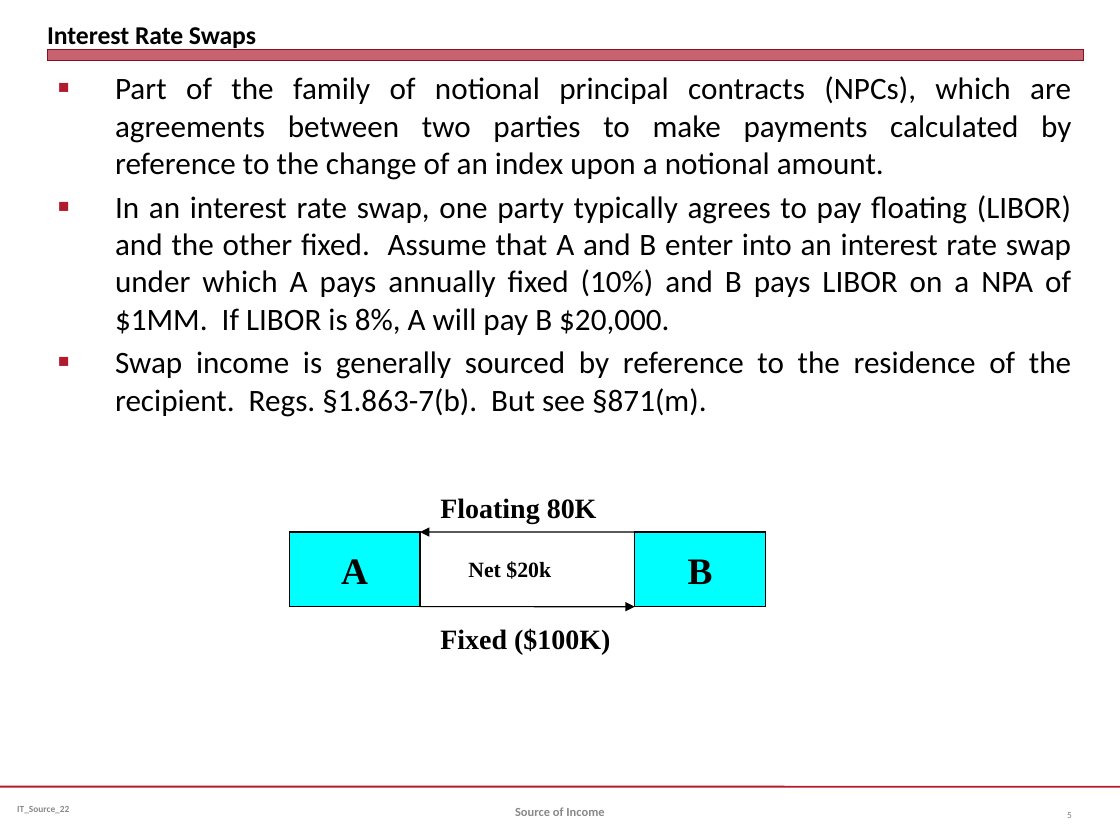
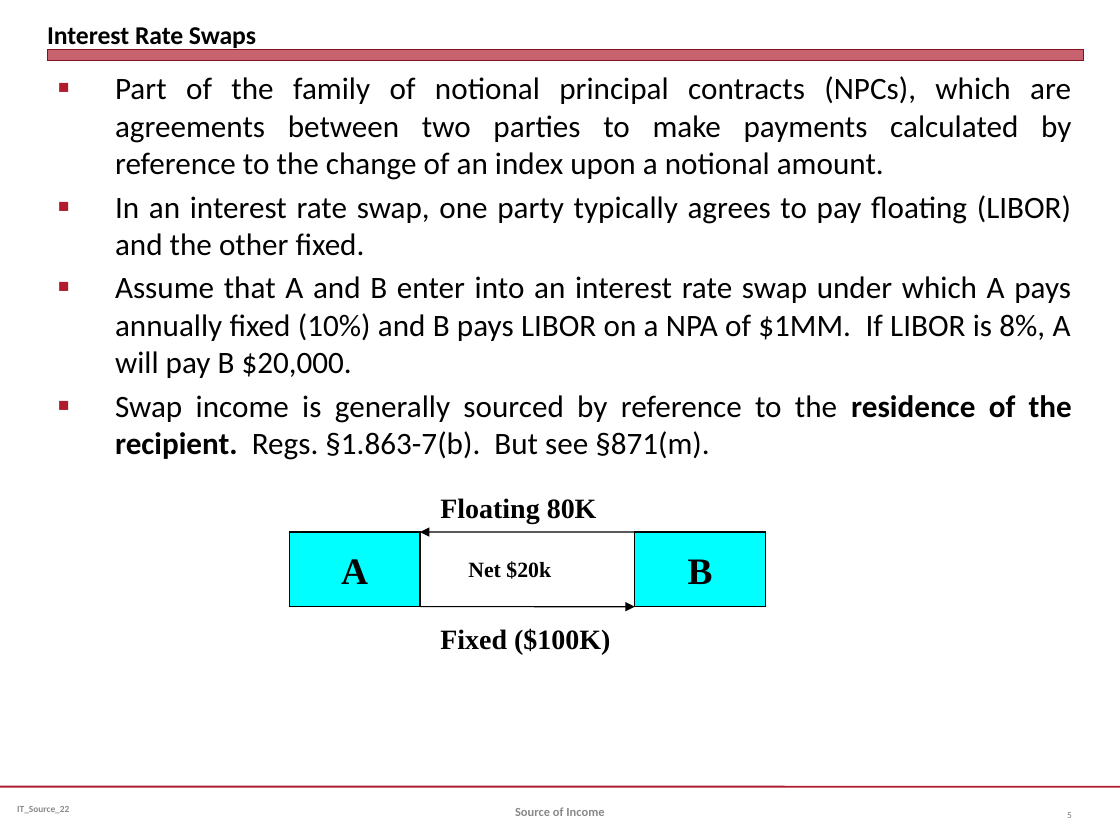
Before and after one commit to jmc877/International-Tax, a slide deck: slide 5 of slides/IT_Source_IntDiv_22.pptx. Drawn at 1120x840 pixels with LibreOffice and Linux fonts; fonts in the diff are those of the drawing. Boxes give left, top, right and bottom in pixels: in the first picture for what was removed or moved away, otherwise in the second. Text is boxed around its words. In the diff, an @@ line names an element or a change of style, - is before the commit and + after.

```diff
--- a/slides/IT_Source_IntDiv_22.pptx
+++ b/slides/IT_Source_IntDiv_22.pptx
@@ text at (x1=115, y1=195, x2=1071, y2=378): text changed @@
-■ In an interest rate swap, one party typically agrees to pay floating (LIBOR) and the other fixed. Assume that A and B enter into an interest rate swap under which A pays annually fixed (10%) and B pays LIBOR on a NPA of $1MM. If LIBOR is 8%, A will pay B $20,000.
+■ In an interest rate swap, one party typically agrees to pay floating (LIBOR) and the other fixed.
+■ Assume that A and B enter into an interest rate swap under which A pays annually fixed (10%) and B pays LIBOR on a NPA of $1MM. If LIBOR is 8%, A will pay B $20,000.
@@ text at (x1=115, y1=395, x2=1072, y2=460): bold on in "residence of the recipient." @@
```
Also in this commit, not shown: 6 other slides changed, 3 other files.
